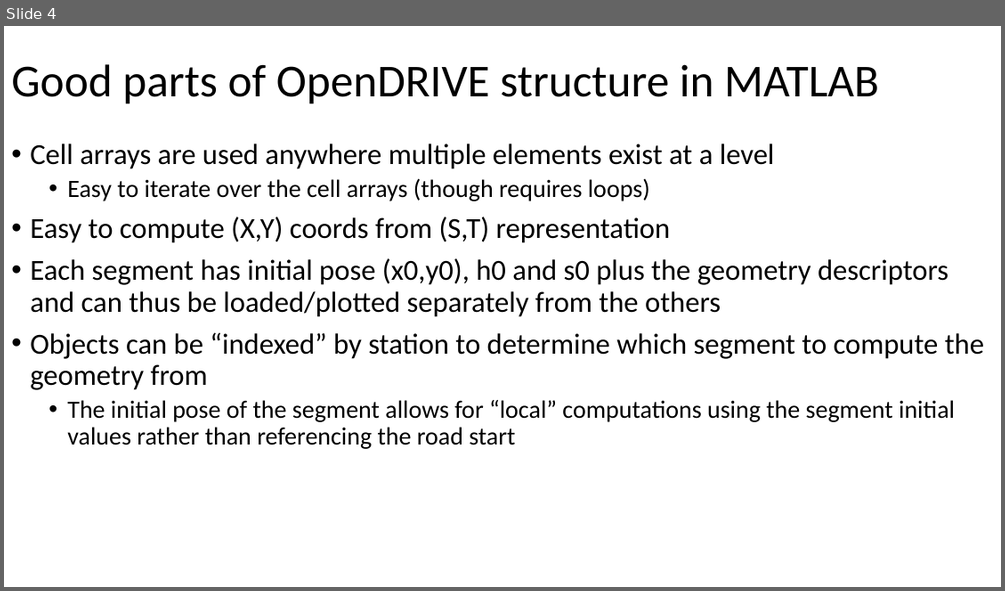
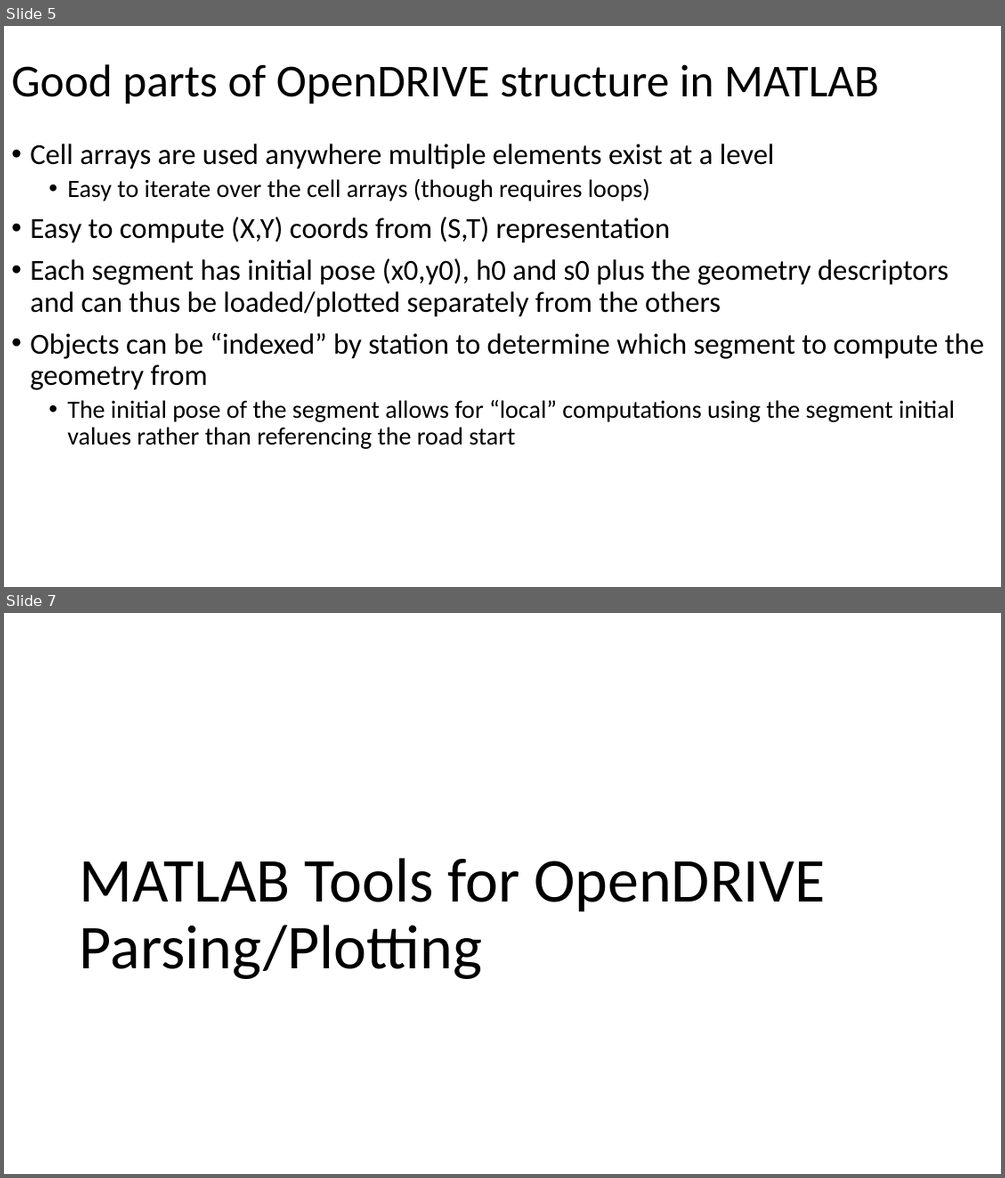
Before and after one commit to ivsg-psu/PathPlanning_MapTools_ParseXODR, a slide deck: Documents/OpenDRIVE-MATLAB.pptx. Shown one above the other, each under a label of ours: slide 4 before the commit, slides 5 and 7 after it; the slides between them are not shown. The pictures are 1005x591 and 1005x1178 pixels, drawn with LibreOffice and Linux fonts; fonts in the diff are those of the drawing. Boxes give left, top, right and bottom in pixels: in the first picture for what was removed or moved away, otherwise in the second. Text is boxed around its words. In the diff, an @@ line names an element or a change of style, - is before the commit and + after.

```diff
--- a/Documents/OpenDRIVE-MATLAB.pptx
+++ b/Documents/OpenDRIVE-MATLAB.pptx
@@ slide 7 added at bbox=[4, 613, 1001, 1174], background #FFFFFF @@
@@ title added at bbox=[80, 858, 825, 979], 60 pt, text #000000 @@
+MATLAB Tools for OpenDRIVE Parsing/Plotting
@@ what was slide 4 is now slide 5 @@
```
Also in this commit, not shown: 2 slides changed, 1 other slide added, 1 slide removed, 5 other files.
